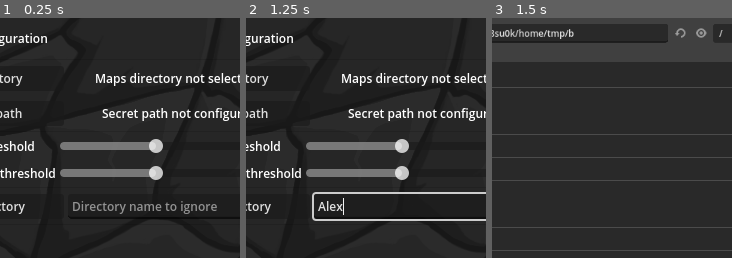
Above: before the commit, frames 1-3 (left to right).
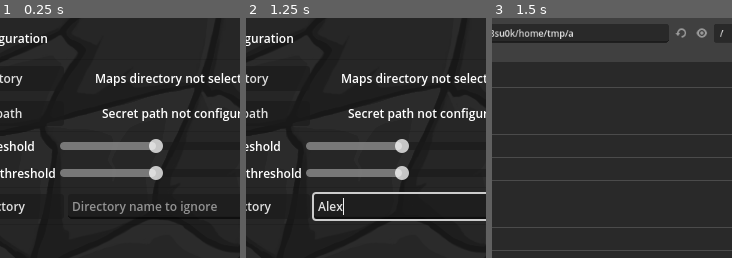
Above: after the commit, the same moments.

Repository: gmarais/Warcraft_II_Map_Picker
Game: Godot game, scene res://scenes/main.tscn
Same seed, same stepped clock (60 frames per second), same inputs: the game is played once before the commit and once after it.
Inputs (mouse positions are % of the whole screen's width and height, from its top left):
- Up to frame 1 (0.25 s): no input
- Up to frame 2 (1.25 s): click (68, 39) at 0.52 s; type "Alex" at 0.6 s
- Up to frame 3 (1.5 s): click "Maps Directory" at 1.25 s
The pictures show only the part of the screen within x 34-84%, y 0-50%; the shares and areas given below are measured in that part.

Frames 1-2 are identical in both runs. In frame 3, 0.2% of the frame differs, in the area x 31-97%, y 4-10%.

Commit message:
slight improvement of thread code

Diff:
--- a/scripts/main.gd
+++ b/scripts/main.gd
@@ -46,7 +46,7 @@
 var filter_players_max:int = 8
 var filter_water_and_land:int = WATER_OR_LAND.BOTH
 var filter_cramped_and_open:int = CRAMPED_OR_OPEN.BOTH
-var filter_daemon_watcher:bool = false
+var filter_allow_daemon_watcher:bool = false
 var filter_allow_custom_units:bool = false
 var filter_allow_computers:bool = false
 var filter_allow_rescues:bool = false
@@ -83,13 +83,15 @@
 	if self.loading_thread.is_alive() == false:
 		self.loading_thread.wait_to_finish()
 		set_physics_process(false)
+		apply_filters()
 		$UI/PanelLoading.hide()
 		$UI/PanelMapPicker.show()
 		self.configuration.directories_config_changed = false
-	self.loading_mutex.lock()
-	$"%LoadingPanelTextureProgress".value = self.loading_pud_done
-	$"%LoadingStepLabel".text = self.loading_pud_filename
-	self.loading_mutex.unlock()
+	else:
+		self.loading_mutex.lock()
+		$"%LoadingPanelTextureProgress".value = self.loading_pud_done
+		$"%LoadingStepLabel".text = self.loading_pud_filename
+		self.loading_mutex.unlock()
 
 
 func _exit_tree():
@@ -141,9 +143,7 @@
 		return false
 	if !self.filter_allow_restrictions and map.has_alow_section:
 		return false
-	if !self.filter_daemon_watcher and map.red_player_is_daemon:
-		return false
-	if self.filter_daemon_watcher and !map.red_player_is_daemon:
+	if !self.filter_allow_daemon_watcher and map.red_player_is_daemon:
 		return false
 	return true
 
@@ -256,17 +256,15 @@
 
 
 func load_puds_thread():
-	print("loading thread started...")
 	for m in unsorted_maps:
+		var ret = m.load_pud()
 		self.loading_mutex.lock()
-		self.loading_pud_filename = m.pud_filename
+		if ret:
+			self.loading_pud_filename = m.pud_filename
+			self.loading_pud_done += 1
+		else:
+			printerr("could not load pud file: " + m.pud_filename)
 		self.loading_mutex.unlock()
-		m.load_pud()
-		self.loading_mutex.lock()
-		self.loading_pud_done += 1
-		self.loading_mutex.unlock()
-	apply_filters()
-	print("loading thread ended...")
 
 
 func is_ignored_directory(directory:String):
@@ -573,7 +571,7 @@
 
 
 func _on_allow_daemon_watcher_check_button_toggled(button_pressed):
-	self.filter_daemon_watcher = button_pressed
+	self.filter_allow_daemon_watcher = button_pressed
 	apply_filters()
 
 
